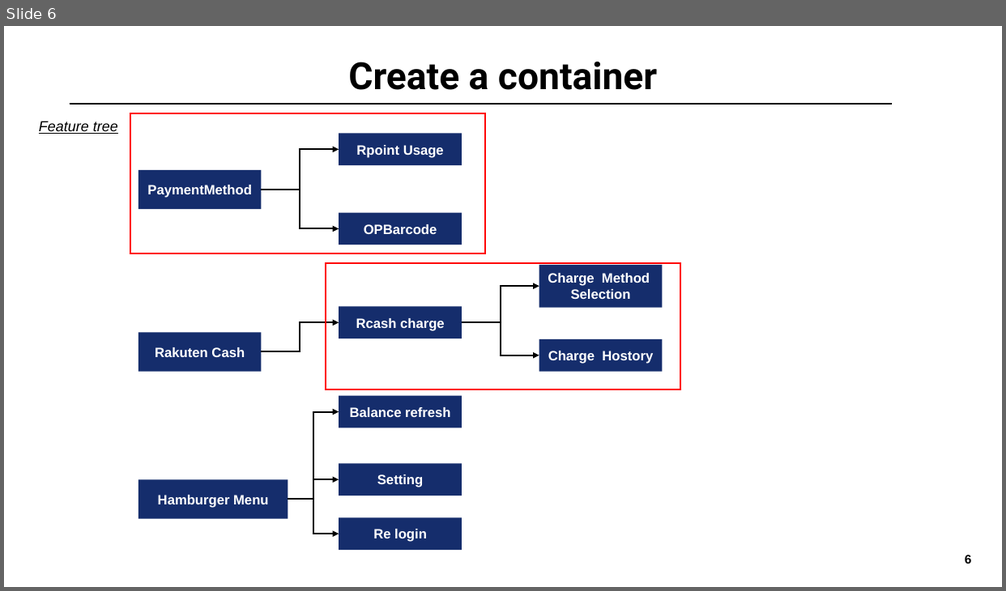
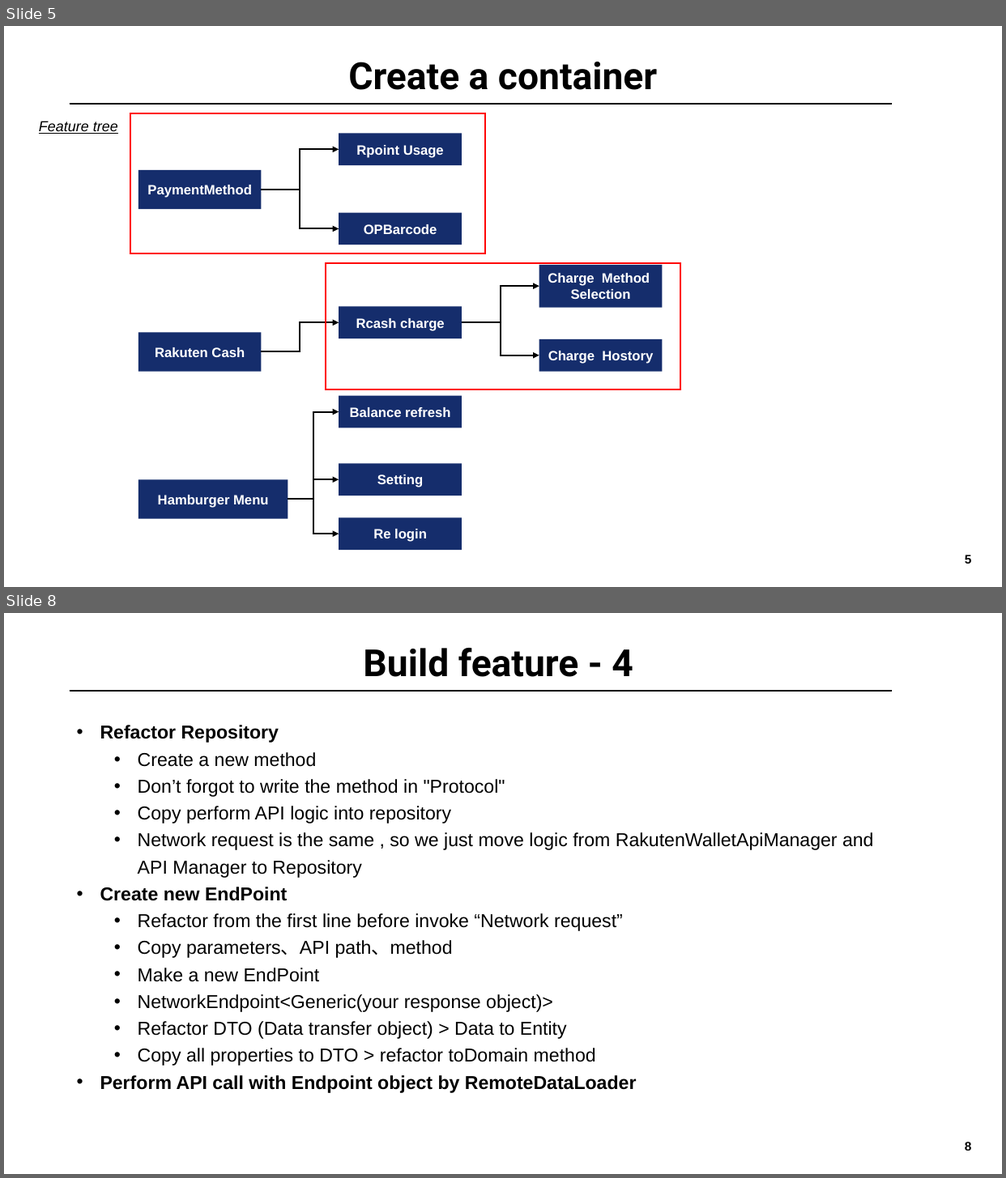
Before and after one commit to ck2shine/MVVMC-Sample, a slide deck: MVVM-Clean-Migration/Guidence.pptx. Shown one above the other, each under a label of ours: slide 6 before the commit, slides 5 and 8 after it; the slides between them are not shown. The pictures are 1006x591 and 1006x1178 pixels, drawn with LibreOffice and Linux fonts; fonts in the diff are those of the drawing; background and template pictures are left out. Boxes give left, top, right and bottom in pixels: in the first picture for what was removed or moved away, otherwise in the second. Text is boxed around its words. In the diff, an @@ line names an element or a change of style, - is before the commit and + after.

Commit message:
fix: update slides

```diff
--- a/MVVM-Clean-Migration/Guidence.pptx
+++ b/MVVM-Clean-Migration/Guidence.pptx
@@ slide 8 added at <box>4,613,1002,1174</box>, background #FFFFFF; not listed: 1 template element that a slide beside it also shows @@
@@ title added at <box>363,648,633,677</box>, 36 pt, text #000000, bold @@
+Build feature - 4
@@ line added from (69, 691) to (892, 691), #000000 1 pt @@
@@ text added at <box>100,725,874,1093</box>, 18 pt, text #000000 @@
+• Refactor Repository
+  • Create a new method
+  • Don’t forgot to write the method in "Protocol"
+  • Copy perform API logic into repository
+  • Network request is the same , so we just move logic from RakutenWalletApiManager and API Manager to Repository
+• Create new EndPoint
+  • Refactor from the first line before invoke “Network request”
+  • Copy parameters、API path、method
+  • Make a new EndPoint
+  • NetworkEndpoint<Generic(your response object)>
+  • Refactor DTO (Data transfer object) > Data to Entity
+  • Copy all properties to DTO > refactor toDomain method
+• Perform API call with Endpoint object by RemoteDataLoader
@@ what was slide 6 is now slide 5 @@
```
Also in this commit, not shown: 8 other slides added.
